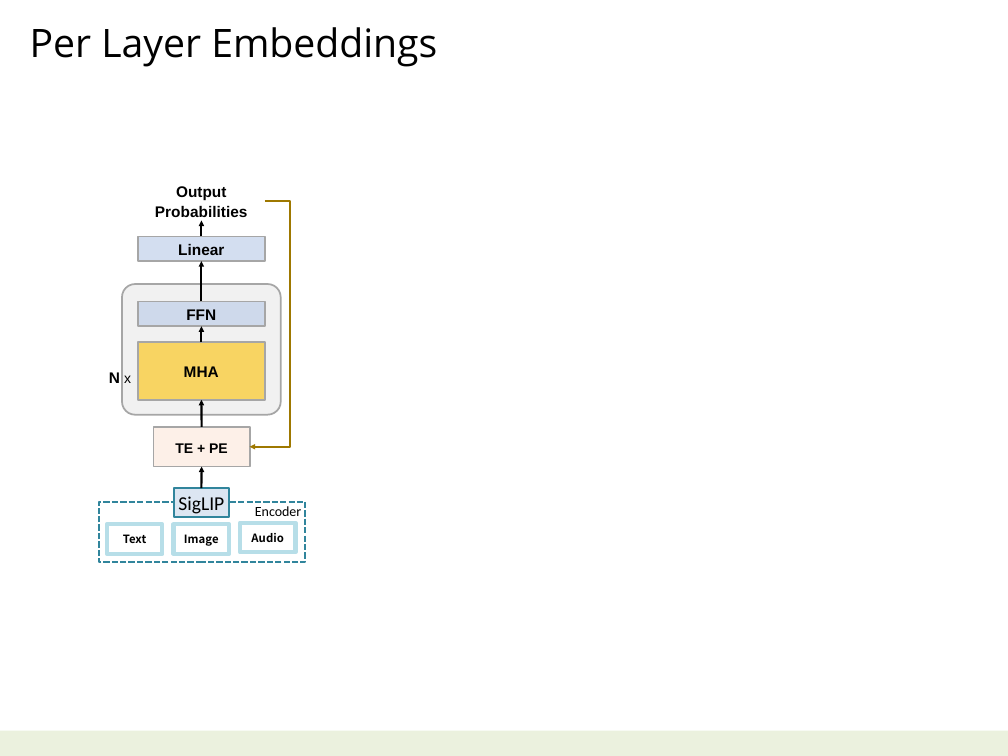
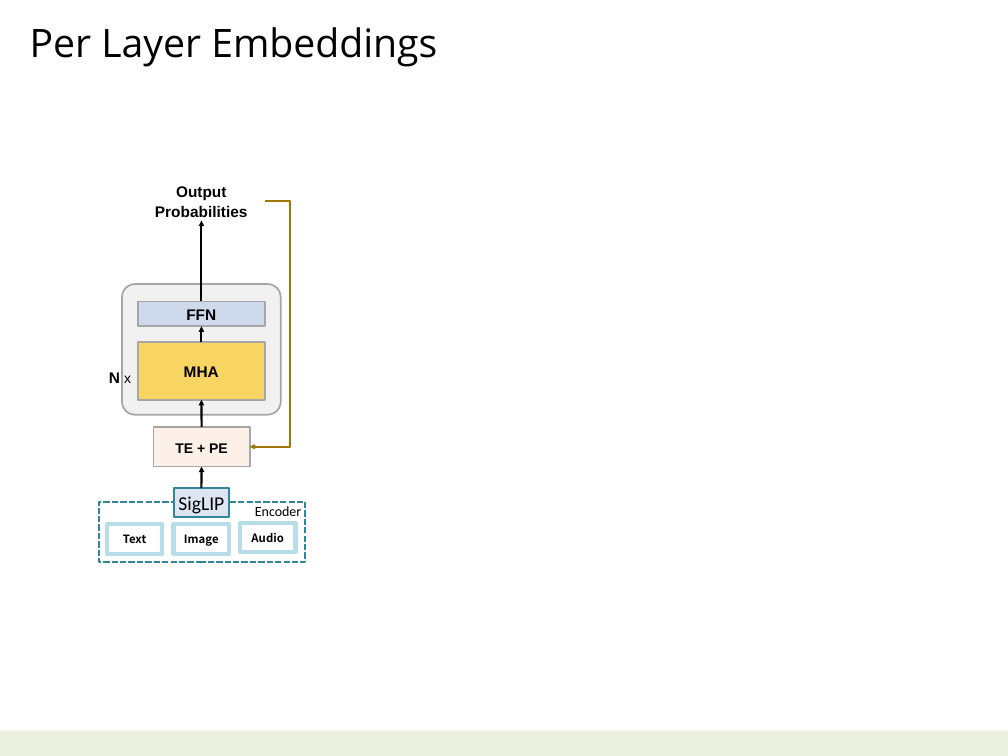
Before and after one commit to navibator/crazy-ai, a slide deck: slide 14 of ai-gemma.pptx. Drawn at 1008x756 pixels with LibreOffice and Linux fonts; fonts in the diff are those of the drawing. Boxes give left, top, right and bottom in pixels: in the first picture for what was removed or moved away, otherwise in the second. Text is boxed around its words. In the diff, an @@ line names an element or a change of style, - is before the commit and + after.

```diff
--- a/ai-gemma.pptx
+++ b/ai-gemma.pptx
@@ rectangle removed at (138, 237, 265, 262) @@
-Linear
@@ arrow moved from (202, 301) - (202, 261) to (202, 301) - (202, 221) @@
@@ arrow removed from (202, 237) to (202, 221) @@
```
Also in this commit, not shown: 8 other slides changed.
